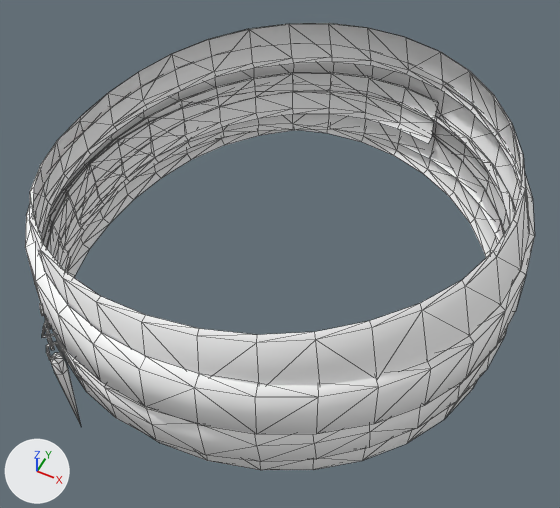
Two versions of the glTF model art/characters/accessories/roblox/acc_bandage_blindfold.glb, one commit apart.
Camera for both pictures: a camera (50 mm lens) standing at (0.237, -0.46, 1.316) and looking at (0.001, 0.013, 0.725). Lighting does not change. The marker at lower left points along +X, +Y and +Z. The first picture is the older version. Mesh edges are drawn as thin lines. Vertices at exactly the same position are counted once.

Names of what the first picture shows: 'acc_bandage_blindfold'.
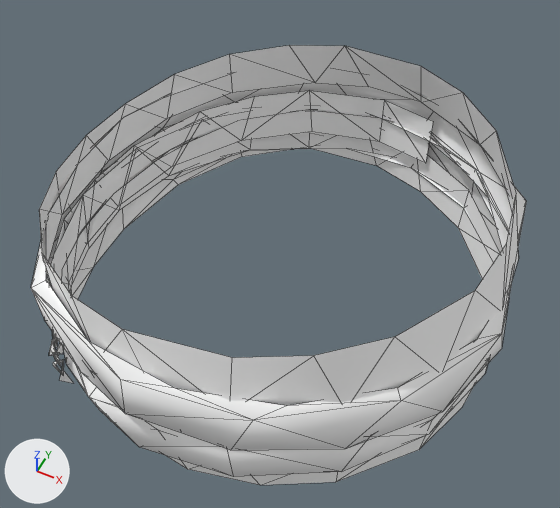
Changed parts and their boxes (x1, y1, x2, y2) in the pictures (560 x 508 px):
'acc_bandage_blindfold', reshaped
    before: (25, 23, 535, 470)
    after: (31, 45, 526, 485)
part 1 of me_acc_bandage_blindfold, rebuilt
    before: (52, 90, 515, 462)
    after: (61, 110, 509, 477)
part 2 of me_acc_bandage_blindfold, rebuilt
    before: (29, 23, 529, 386)
    after: (39, 45, 519, 406)
part 3 of me_acc_bandage_blindfold, rebuilt
    before: (46, 92, 505, 470)
    after: (54, 124, 500, 485)
part 4 of me_acc_bandage_blindfold, rebuilt
    before: (25, 47, 535, 434)
    after: (31, 77, 526, 450)
part 5 of me_acc_bandage_blindfold, rebuilt
    before: (43, 72, 438, 270)
    after: (46, 90, 433, 373)
part 6 of me_acc_bandage_blindfold, rebuilt (17% narrower)
    before: (46, 342, 63, 360)
    after: (49, 339, 63, 356)
part 7 of me_acc_bandage_blindfold, deleted
    before: (39, 303, 81, 379)
part 8 of me_acc_bandage_blindfold, cut back
    before: (50, 353, 81, 426)
    after: (52, 332, 73, 383)

The change in detail:
me_acc_bandage_blindfold is used by ob_acc_bandage_blindfold; location (0.0, 0.0, 0.0).
me_acc_bandage_blindfold had 761 vertices, 1176 faces and spanned x -0.235..0.235, y -0.223..0.247, z 0.572..0.876.
me_acc_bandage_blindfold now has 260 vertices, 339 faces and spans x -0.235..0.235, y -0.223..0.247, z 0.637..0.849.
me_acc_bandage_blindfold part 1: the loose piece of 154 vertices spanning x -0.232..0.234, y -0.22..0.244, z 0.668..0.786 is rebuilt with 56 vertices and now spans x -0.23..0.229, y -0.22..0.244, z 0.637..0.757.
me_acc_bandage_blindfold part 2: the loose piece of 133 vertices spanning x -0.227..0.228, y -0.213..0.237, z 0.772..0.876 is rebuilt with 38 vertices and now spans x -0.224..0.226, y -0.211..0.235, z 0.743..0.849.
me_acc_bandage_blindfold part 3: the loose piece of 131 vertices spanning x -0.228..0.23, y -0.217..0.241, z 0.687..0.762 is rebuilt with 38 vertices and now spans x -0.225..0.228, y -0.216..0.24, z 0.656..0.734.
me_acc_bandage_blindfold part 4: the loose piece of 128 vertices spanning x -0.235..0.235, y -0.223..0.247, z 0.747..0.835 is rebuilt with 59 vertices and now spans x -0.235..0.235, y -0.223..0.247, z 0.717..0.806.
me_acc_bandage_blindfold part 5: the loose piece of 105 vertices spanning x -0.228..0.087, y -0.217..0.241, z 0.704..0.804 is rebuilt with 25 vertices and now spans x -0.226..0.086, y -0.215..0.239, z 0.674..0.776.
me_acc_bandage_blindfold part 6: the loose piece of 14 vertices spanning x -0.145..-0.134, y -0.187..-0.175, z 0.702..0.724 is rebuilt with 11 vertices and now spans x -0.143..-0.131, y -0.186..-0.172, z 0.706..0.729.
me_acc_bandage_blindfold part 7: 10 loose pieces with 81 vertices, spanning x -0.145..-0.082, y -0.207..-0.17, z 0.719..0.783, are deleted.
Part 8, on me_acc_bandage_blindfold:
15 vertices are removed from x -0.145..-0.132, y -0.189..-0.174, z 0.572..0.706.
26 faces are deleted.
33 vertices are added at x -0.145..-0.128, y -0.188..-0.171, z 0.653..0.745.
58 new faces join them.
